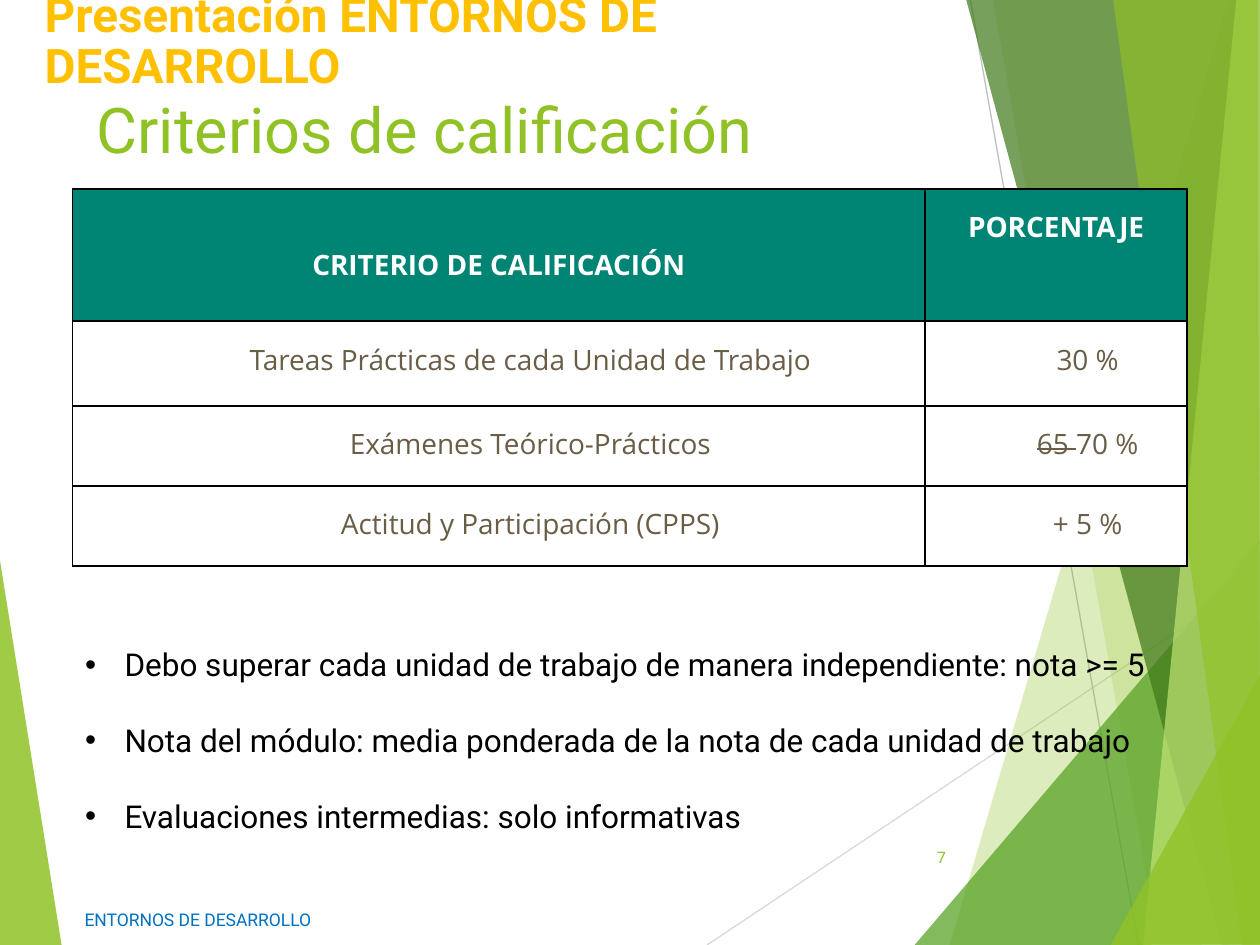
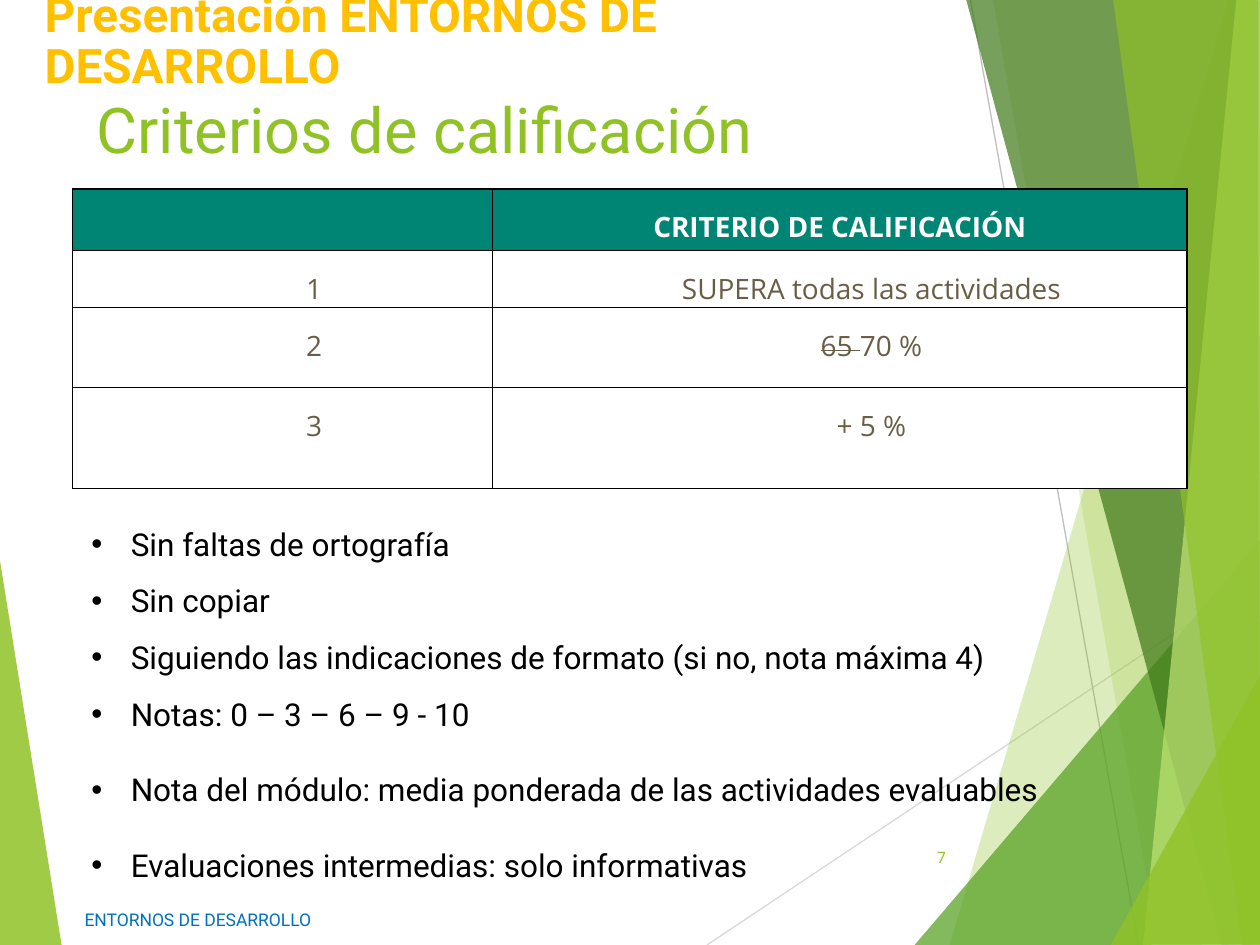
Before and after one commit to miGUITel/ED, a slide deck: slide 7 of 00 PRESENTACIONES compartida alumnos/ED00 - PRESENTACIÓN.pptx. Drawn at 1260x945 pixels with LibreOffice and Linux fonts; fonts in the diff are those of the drawing. Boxes give left, top, right and bottom in pixels: in the first picture for what was removed or moved away, otherwise in the second. Text is boxed around its words. In the diff, an @@ line names an element or a change of style, - is before the commit and + after.

```diff
--- a/00 PRESENTACIONES compartida alumnos/ED00 - PRESENTACIÓN.pptx
+++ b/00 PRESENTACIONES compartida alumnos/ED00 - PRESENTACIÓN.pptx
@@ table at bbox=[73, 189, 1187, 488] @@
-row 1, column 1: CRITERIO DE CALIFICACIÓN
+row 1, column 1: 
-row 1, column 2: PORCENTAJE
+row 1, column 2: CRITERIO DE CALIFICACIÓN
-row 2, column 1: Tareas Prácticas de cada Unidad de Trabajo
+row 2, column 1: 1
-row 2, column 2: 30 %
+row 2, column 2: SUPERA todas las actividades
-row 3, column 1: Exámenes Teórico-Prácticos
+row 3, column 1: 2
-row 4, column 1: Actitud y Participación (CPPS)
+row 4, column 1: 3
@@ text "Sin faltas de ortografía": place and size @@
-text "Sin faltas de ortografía" at bbox=[125, 648, 1145, 829]
+text "Sin faltas de ortografía" at bbox=[131, 532, 1038, 878]
@@ text at bbox=[131, 532, 1038, 809]: text changed @@
-• Debo superar cada unidad de trabajo de manera independiente: nota >= 5
-• Nota del módulo: media ponderada de la nota de cada unidad de trabajo
+• Sin faltas de ortografía
+• Sin copiar
+• Siguiendo las indicaciones de formato (si no, nota máxima 4)
+• Notas: 0 – 3 – 6 – 9 - 10
+• Nota del módulo: media ponderada de las actividades evaluables
```
Also in this commit, not shown: 3 other slides changed, 5 slides removed, 23 other files.
